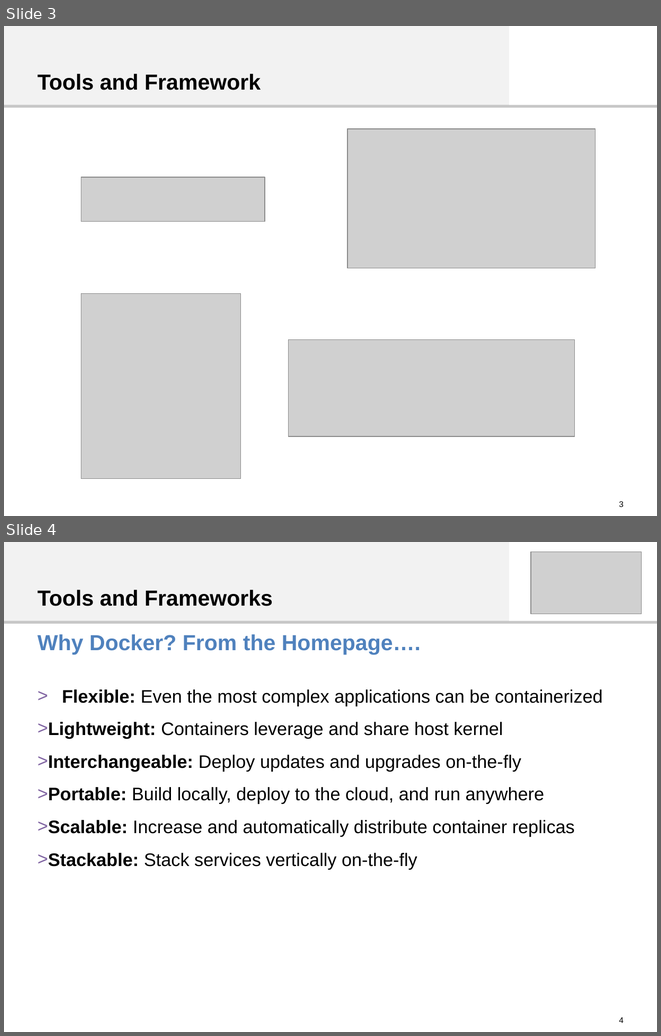
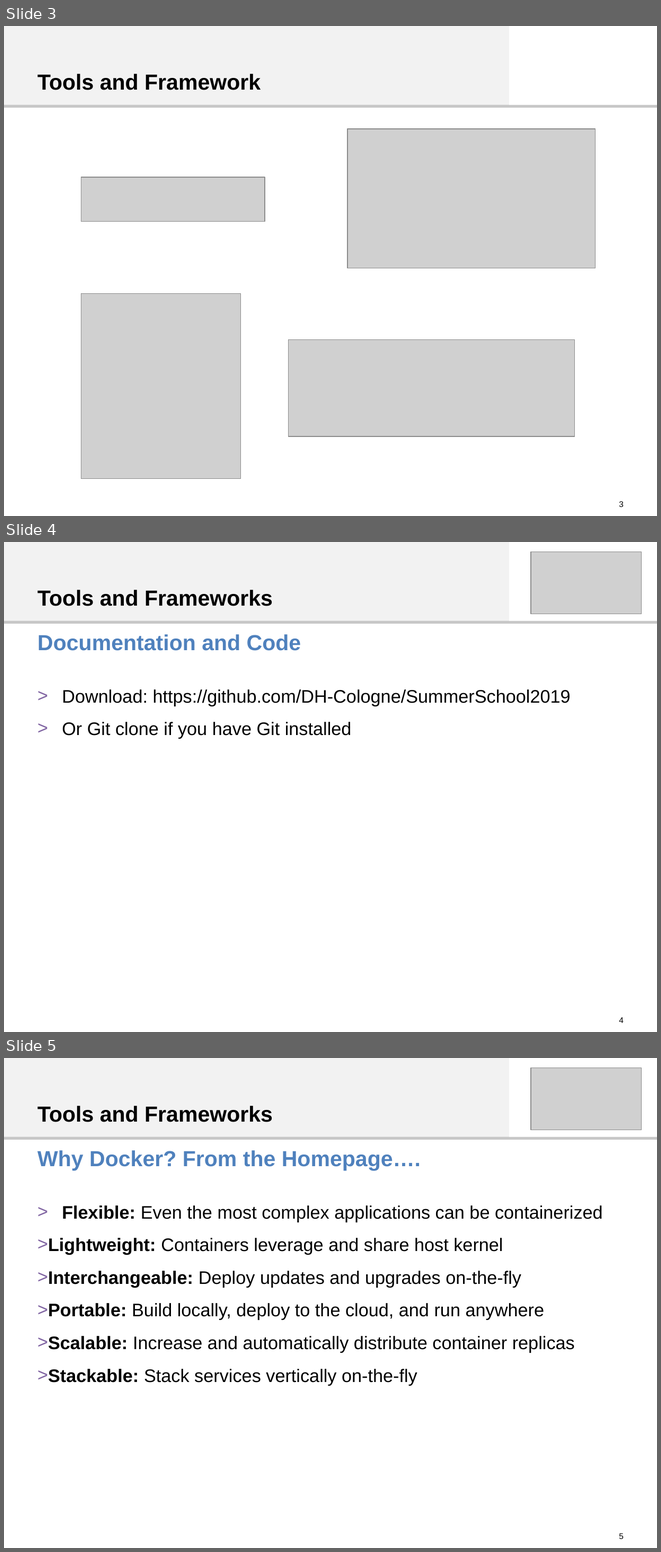
Before and after one commit to DH-Cologne/SummerSchool2019, a slide deck: docs/tech_introduction.odp. Shown one above the other, each under a label of ours: slides 3 and 4 before the commit, slides 3, 4 and 5 after it. The pictures are 661x1036 and 661x1552 pixels, drawn with LibreOffice and Linux fonts; fonts in the diff are those of the drawing; grey boxes stand for pictures. Boxes give left, top, right and bottom in pixels: in the first picture for what was removed or moved away, otherwise in the second. Text is boxed around its words. In the diff, an @@ line names an element or a change of style, - is before the commit and + after.

```diff
--- a/docs/tech_introduction.odp
+++ b/docs/tech_introduction.odp
@@ slide 4 added at box(4, 542, 657, 1032), background #FFFFFF; not listed: 3 template elements that a slide beside it also shows @@
@@ picture added at box(531, 552, 641, 614) @@
@@ text added at box(37, 590, 273, 606), 24 pt, text #000000, bold @@
+Tools and Frameworks
@@ text added at box(37, 634, 301, 651), 24 pt, text #4F81BD, bold @@
+Documentation and Code
@@ text added at box(62, 689, 571, 739), 20 pt, text #000000 @@
+> Download: https://github.com/DH-Cologne/SummerSchool2019
+> Or Git clone if you have Git installed
@@ what was slide 4 is now slide 5 @@
@@ page number at box(619, 1533, 624, 1539): text changed @@
-4
+5
```
Also in this commit, not shown: 3 slides changed, 3 other files.
